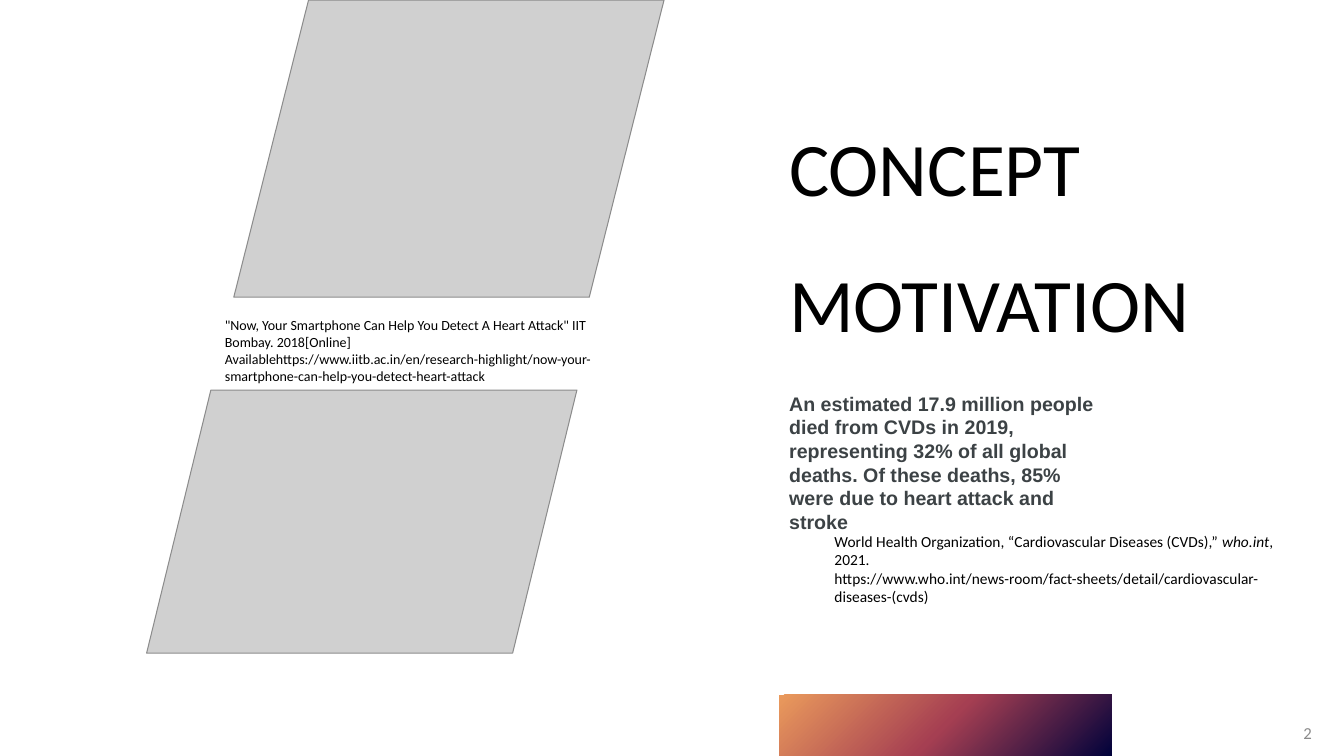
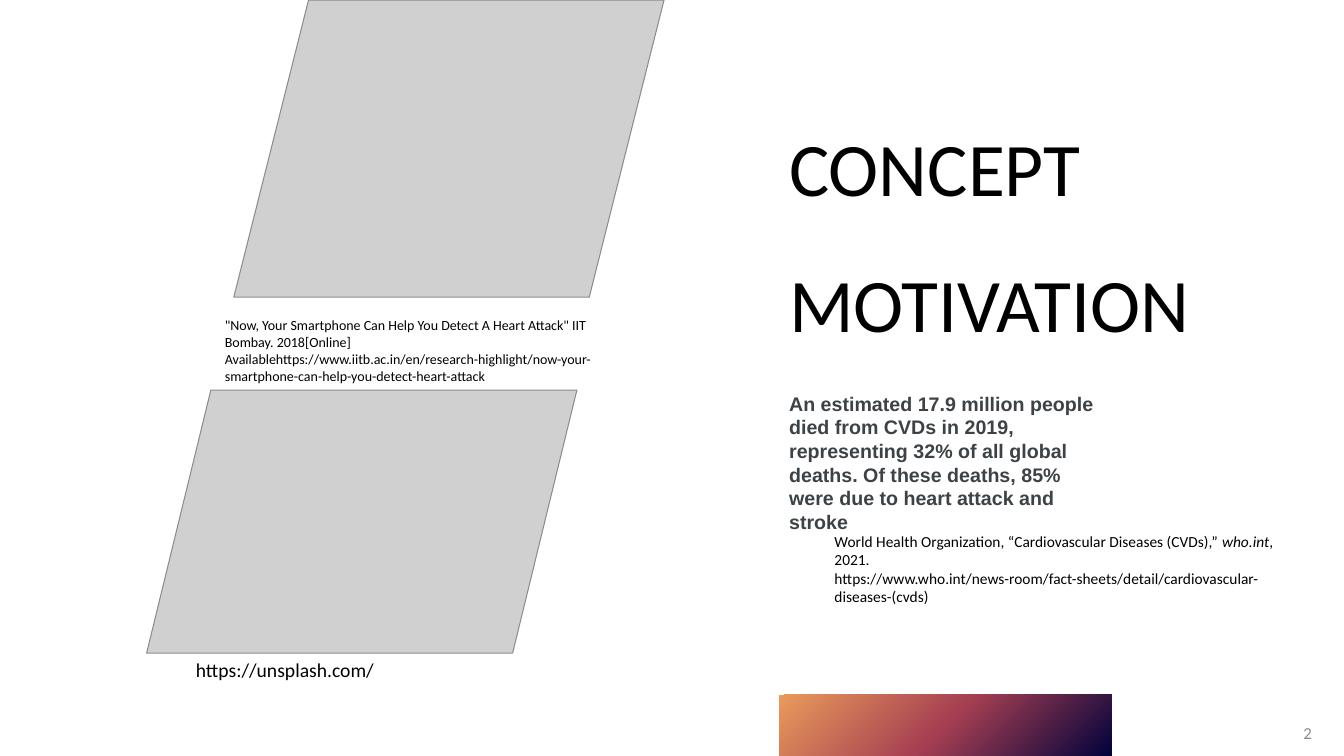
Before and after one commit to JasmeetMatta/ISE-2-Project, a slide deck: slide 2 of PPT/Heart attack Detection device.pptx. Drawn at 1344x756 pixels with LibreOffice and Linux fonts; fonts in the diff are those of the drawing; grey boxes stand for pictures. Boxes give left, top, right and bottom in pixels: in the first picture for what was removed or moved away, otherwise in the second. Text is boxed around its words. In the diff, an @@ line names an element or a change of style, - is before the commit and + after.

```diff
--- a/PPT/Heart attack Detection device.pptx
+++ b/PPT/Heart attack Detection device.pptx
@@ text added at (x1=196, y1=663, x2=374, y2=680), 14 pt, text #000000 @@
+https://unsplash.com/
```
Also in this commit, not shown: 1 other file.
